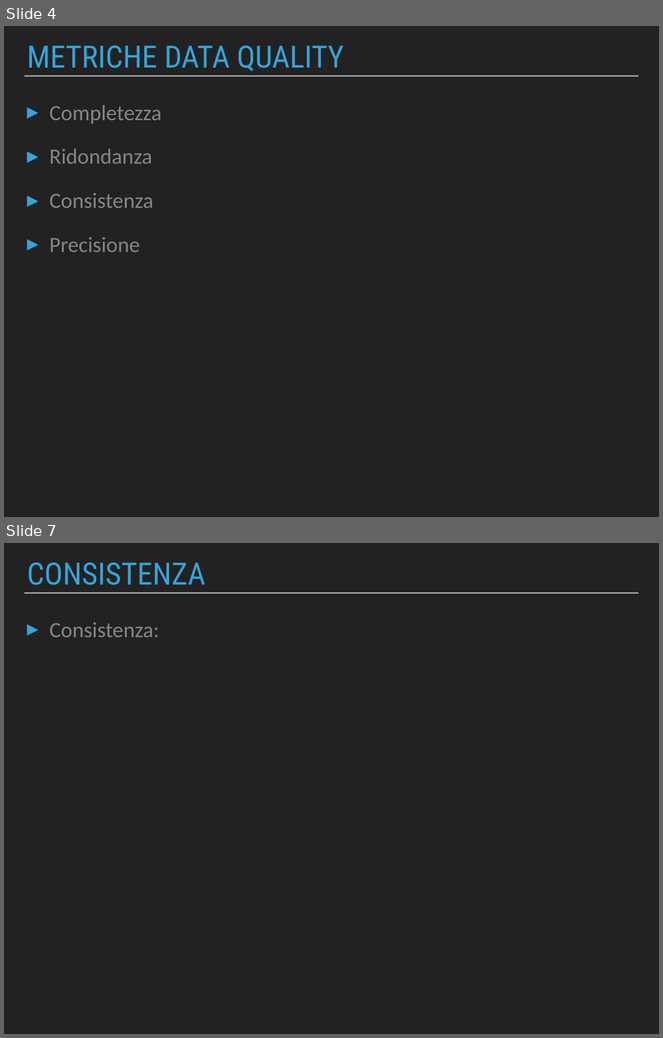
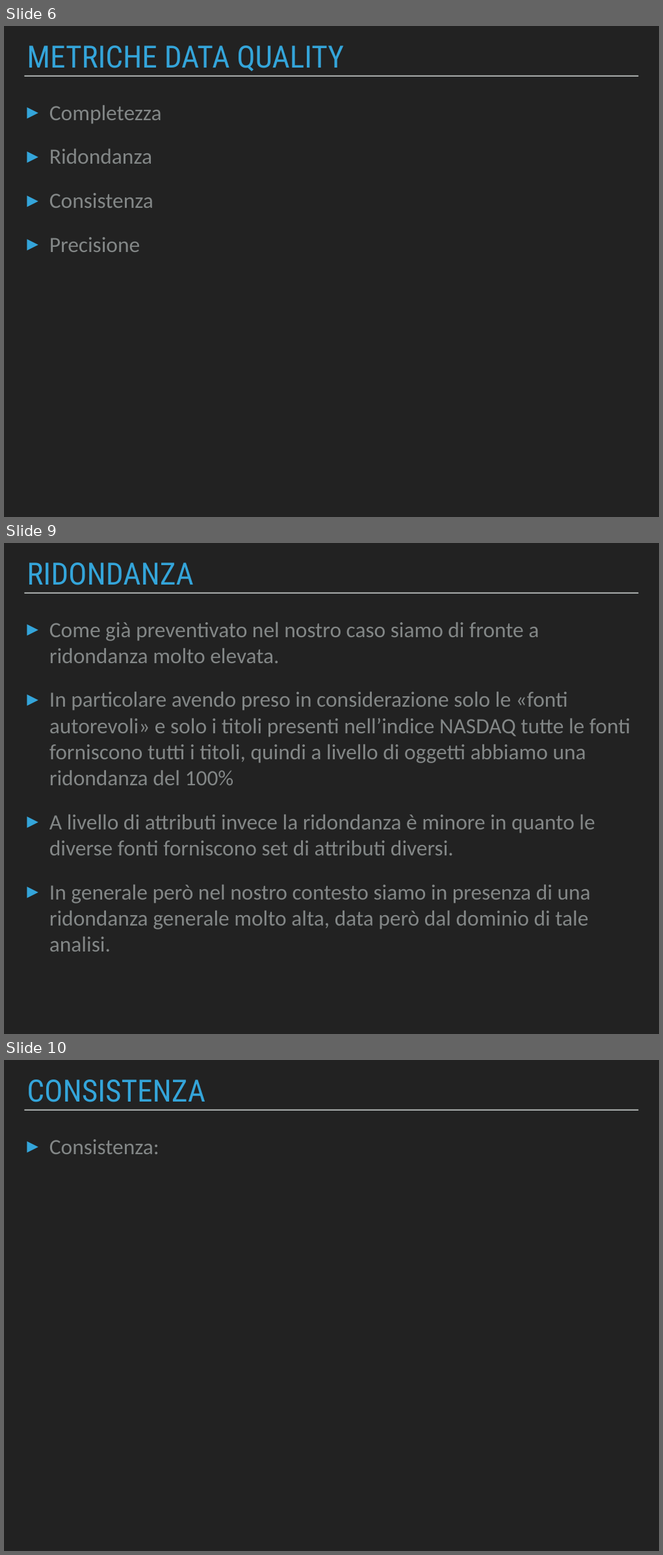
Before and after one commit to Beltra97/Unimib_ArchitettureDati, a slide deck: PresentazionePowerPoint.pptx. Shown one above the other, each under a label of ours: slides 4 and 7 before the commit, slides 6, 9 and 10 after it; the slides between them are not shown. The pictures are 663x1038 and 663x1555 pixels, drawn with LibreOffice and Linux fonts; fonts in the diff are those of the drawing. Boxes give left, top, right and bottom in pixels: in the first picture for what was removed or moved away, otherwise in the second. Text is boxed around its words. In the diff, an @@ line names an element or a change of style, - is before the commit and + after.

```diff
--- a/PresentazionePowerPoint.pptx
+++ b/PresentazionePowerPoint.pptx
@@ slide 9 added at (4, 543, 659, 1034), background #222222; not listed: 1 template element that a slide beside it also shows @@
@@ title added at (27, 563, 193, 585), 48 pt, text #34A5DA @@
+RIDONDANZA
@@ text added at (50, 622, 631, 952), 34 pt, text #838787 @@
+▸ Come già preventivato nel nostro caso siamo di fronte a ridondanza molto elevata.
+▸ In particolare avendo preso in considerazione solo le «fonti autorevoli» e solo i titoli presenti nell’indice NASDAQ tutte le fonti forniscono tutti i titoli, quindi a livello di oggetti abbiamo una ridondanza del 100%
+▸ A livello di attributi invece la ridondanza è minore in quanto le diverse fonti forniscono set di attributi diversi.
+▸ In generale però nel nostro contesto siamo in presenza di una ridondanza generale molto alta, data però dal dominio di tale analisi.
@@ what was slide 4 is now slide 6 @@
@@ what was slide 7 is now slide 10 @@
```
Also in this commit, not shown: 6 slides changed, 6 other slides added, 1 slide removed, 1 other file.
